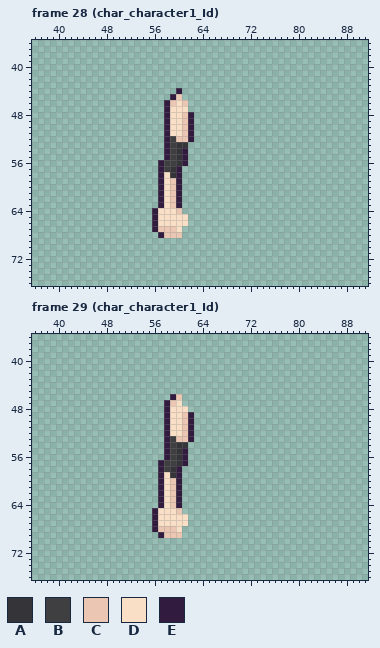
A pixel-art file gets an edit: Assets/Animation Sprites/Player/Character 1/Idle/Right arm/Character1RightArm.aseprite. Above is the file before it was changed.
128x128 pixels, 72 frames. Shown: frame 28 (char_character1_Id): x 36..91, y 36..76; frame 29 (char_character1_Id): x 36..91, y 36..76. The commit also changed other frames, which this record leaves out.
Palette (. is transparent): A #353539  B #3f3f41  C #ebc7b3  D #f9dfc6  E #311c3f
Pixels before, frame 28 (char_character1_Id), first column x 56:
44 ....E..
45 ...EC..
46 ..ECDC.
47 ..EDDD.
48 ..EDDCE
49 ..EDDCE
50 ..EDDCE
51 ..EDDCE
52 ..EBCCE
53 ..EBAA.
54 ..EBAE.
55 ..EBAE.
56 .EBBAE.
57 .EBAE..
58 .EDAE..
59 .EDCE..
60 .EDCE..
61 .EDCE..
62 .EDCE..
63 .EDCE..
64 EDDDC..
65 EDDDDD.
66 EDDDDD.
67 ECCCD..
68 .ECCC..
Pixels before, frame 29 (char_character1_Id), first column x 56:
46 ...EC..
47 ..ECD..
48 ..EDDD.
49 ..EDDCE
50 ..EDDCE
51 ..EDDCE
52 ..EDDCE
53 ..EBCCE
54 ..EBAA.
55 ..EBAE.
56 ..EBAE.
57 .EBBAE.
58 .EBAE..
59 .EDAE..
60 .EDCE..
61 .EDCE..
62 .EDCE..
63 .EDCE..
64 .EDCE..
65 EDDDC..
66 EDDDDD.
67 EDDDDD.
68 ECCCD..
69 .ECCC..
The same view after the edit:
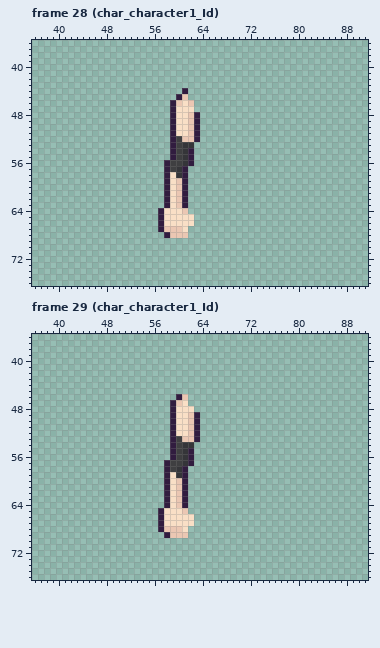
What changed:
Changed rows in their new state; - is an unchanged pixel.
Frame 28 (char_character1_Id), layer "BRAZO DERECHO":
first column x 56:
44 ----.E--
45 ---.EC--
46 --.ECDC-
47 --.E--D-
48 --.E-DCE
49 --.E-DCE
50 --.E-DCE
51 --.E-DCE
52 --.EB-CE
53 --.EB-A-
54 --.EBAE-
55 --.EBAE-
56 -.E-BAE-
57 -.EBAE--
58 -.EDAE--
59 -.EDCE--
60 -.EDCE--
61 -.EDCE--
62 -.EDCE--
63 -.EDCE--
64 .E--DC--
65 .E----D-
66 .E----D-
67 .E--CD--
68 -.E--C--
Frame 29 (char_character1_Id), layer "BRAZO DERECHO":
first column x 56:
46 ---.EC--
47 --.ECD--
48 --.E--D-
49 --.E-DCE
50 --.E-DCE
51 --.E-DCE
52 --.E-DCE
53 --.EB-CE
54 --.EB-A-
55 --.EBAE-
56 --.EBAE-
57 -.E-BAE-
58 -.EBAE--
59 -.EDAE--
60 -.EDCE--
61 -.EDCE--
62 -.EDCE--
63 -.EDCE--
64 -.EDCE--
65 .E--DC--
66 .E----D-
67 .E----D-
68 .E--CD--
69 -.E--C--
Boxes around the changes in both pictures, in picture pixels (x1, y1, x2, y2):
changed: (152, 88, 200, 238)
changed: (152, 394, 200, 538)
